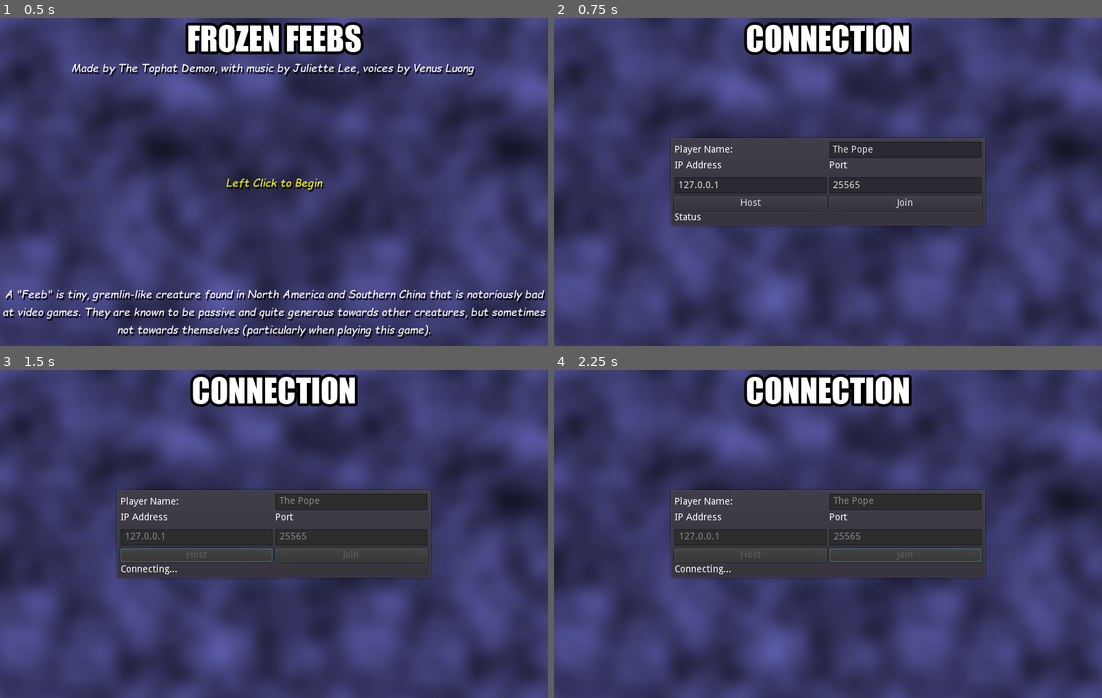
Above: before the commit, frames 1-4 (two rows, left to right).
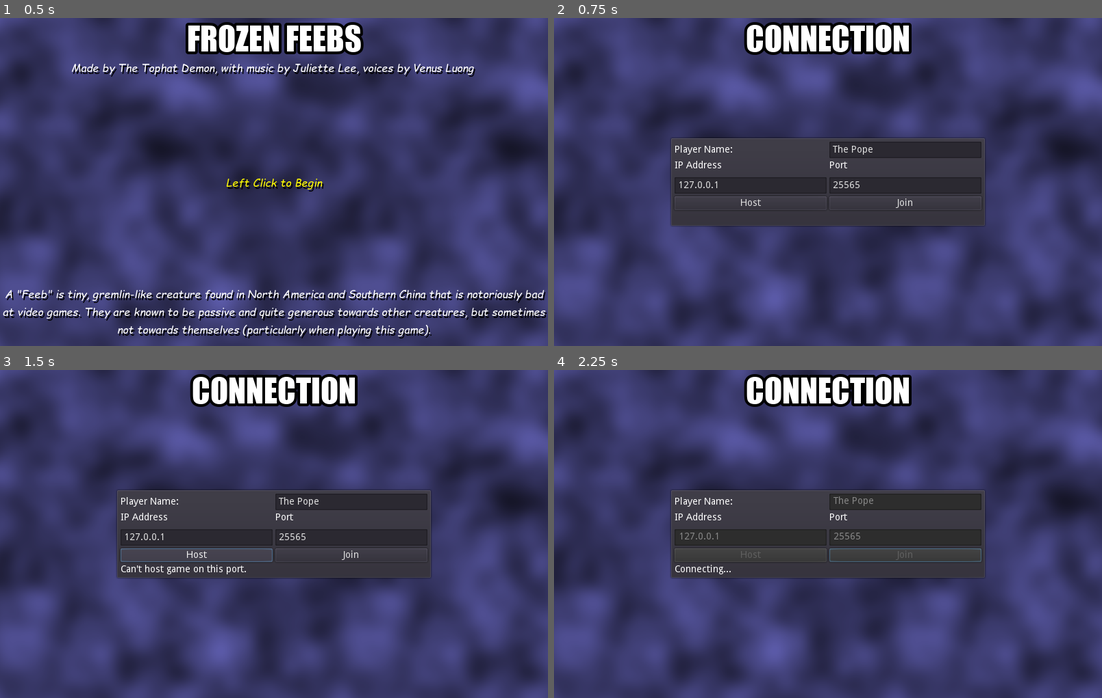
Above: after the commit, the same moments.

Repository: TheTophatDemon/GDA-2021-Dec-Jam
Game: Godot game, scene res://scenes/title.tscn
The game is run twice, just before and just after one commit, with the same random seed, the same clock (stepped at 60 frames per second) and the same inputs.
Inputs (mouse positions are in pixels of both pictures, inside the frame that each line leads up to):
- Up to frame 1 (0.5 s): no input
- Up to frame 2 (0.75 s): tap Enter at 0.5 s; move the mouse to (948, 165) at 0.52 s; press the mouse at (948, 165) at 0.53 s; hold D (move_right) from 0.53 s (still down)
- Up to frame 3 (1.5 s): release D (move_right) at 1.25 s; release the mouse at (394, 517) at 1.25 s; click "Host" at 1.25 s
- Up to frame 4 (2.25 s): click (904, 553) at 2 s, where only the run after the commit has a clickable "Join"

Frame 1 is identical in both runs. In frame 2, less than 0.1% of the frame differs, in the area x 22-27%, y 59-62%; in frame 3, 0.5%, in the area x 22-66%, y 38-63%; in frame 4, nothing differs.

Commit message:
Fixed connection panel messages. Added lobby menu during gameplay.

Diff:
--- a/snowball-game/scripts/conn_panel.gd
+++ b/snowball-game/scripts/conn_panel.gd
@@ -19,19 +19,24 @@
 	status_label.text = message
 
 func _ready():
-	name_edit.text = AUTO_NAMES[randi() % len(AUTO_NAMES)]
+	if len(Global.player_name) == 0 :
+		name_edit.text = AUTO_NAMES[randi() % len(AUTO_NAMES)]
+	else:
+		name_edit.text = Global.player_name
 	var _err = host_button.connect("button_down", self, "_on_host_button_press")
 	_err = join_button.connect("button_down", self, "_on_join_button_press")
 	_err = Global.connect("abort_game", self, "_on_abort")
+	_err = Global.connect("connected", self, "_on_connection_success")
+	_err = Global.connect("connection_failure", self, "_on_connection_fail")
 
 func start_connection():
 	freeze()
-	set_status("Connecting...")
-	var _err = Global.connect("connected", self, "_on_connection_success")
-	_err = Global.connect("connection_failure", self, "_on_connection_fail")
+
+func _process(_delta):
+	set_status(Global.connection_status)
 
 func _on_connection_success():
-	get_tree().change_scene("res://scenes/lobby.tscn")
+	var _err = get_tree().change_scene("res://scenes/lobby.tscn")
 
 func _on_connection_fail():
 	set_status("Connection failed")
@@ -51,8 +56,7 @@
 	ip_edit.editable = true
 	port_edit.editable = true
 
-func _on_abort(message:String):
-	set_status(message)
+func _on_abort():
 	unfreeze()
 
 func validate_player_name(name:String) -> String:
--- a/snowball-game/scripts/game_world.gd
+++ b/snowball-game/scripts/game_world.gd
@@ -5,7 +5,12 @@
 onready var gameplay_node = $Gameplay
 
 func _ready():
+	var _err = Global.connect("abort_game", self, "_on_abort")
 	Global.rpc("set_status", get_tree().get_network_unique_id(), Global.STATUS_PLAYING)
+
+func _on_abort():
+	Global.connection_status = "Server bailed on you."
+	get_tree().change_scene("res://scenes/connection.tscn")
 
 remotesync func spawn_player(pid:int, pos:Vector2):
 	var node = PLAYER_SCN.instance()
--- a/snowball-game/scripts/global.gd
+++ b/snowball-game/scripts/global.gd
@@ -6,13 +6,14 @@
 signal connected()
 signal connection_failure()
 signal player_list_changed()
-signal abort_game(message)
+signal abort_game()
 
 var server_ip = "127.0.0.1"
 var port = 25565
 var peer:NetworkedMultiplayerPeer = null
 
-var player_name:String
+var player_name = ""
+var connection_status = ""
 
 var players_info = {}
 var game_started = false
@@ -33,7 +34,8 @@
 
 remote func reject_player():
 	players_info.clear()
-	emit_signal("abort_game", "Game is already in progress.")
+	connection_status = "Game is already in progress."
+	emit_signal("abort_game")
 
 const STATUS_READY = "Ready"
 const STATUS_UNREADY = "Not Ready"
@@ -47,8 +49,8 @@
 remote func host_register_player(info):
 	var id = get_tree().get_rpc_sender_id()
 	if game_started:
+		rpc_id(id, "reject_player")
 		peer.disconnect_peer(id)
-		rpc_id(id, "reject_player")
 	else:
 		print("Player registered: " + String(id))
 		#Tell the new player about our existing players
@@ -62,6 +64,7 @@
 remote func peer_register_player(id:int, info:Dictionary):
 	players_info[id] = info
 	if id == peer.get_unique_id():
+		connection_status = ""
 		emit_signal("connected")
 	emit_signal("player_list_changed")
 
@@ -75,11 +78,13 @@
 func _on_connection_failure():
 	players_info.clear()
 	get_tree().network_peer = null
+	connection_status = "Connection failed."
 	emit_signal("connection_failure")
 
 func _on_server_disconnected():
 	players_info.clear()
-	emit_signal("abort_game", "Server disconnected.")
+	get_tree().network_peer = null
+	emit_signal("abort_game")
 
 func _notification(what):
 	if what == MainLoop.NOTIFICATION_WM_QUIT_REQUEST:
@@ -94,7 +99,7 @@
 		pass
 
 func _process(_delta):
-	if get_tree().is_network_server():
+	if get_tree().network_peer != null and get_tree().is_network_server():
 		var n_playing = 0
 		for pid in players_info:
 			if players_info[pid]["status"] == STATUS_PLAYING:
@@ -115,7 +120,7 @@
 		world.rpc("spawn_player", pid, Vector2(rand_range(4.0, 500.0), rand_range(4.0, 500.0)))
 
 remotesync func start_game():
-	get_tree().change_scene("res://scenes/game.tscn")
+	var _err = get_tree().change_scene("res://scenes/game.tscn")
 	num_dead = 0
 	game_started = true
 
@@ -128,6 +133,7 @@
 
 func host_game(name, p_port:int):
 	game_started = false
+	connection_status = "Hosting..."
 	players_info.clear()
 	player_name = name
 	peer = NetworkedMultiplayerENet.new()
@@ -138,10 +144,14 @@
 		players_info[SERVER_PID] = new_player_info(name)
 		emit_signal("connected")
 		emit_signal("player_list_changed")
+	else:
+		connection_status = "Can't host game on this port."
+		emit_signal("abort_game")
 
 func join_game(name, p_ip:String, p_port:int):
 	players_info.clear()
 	player_name = name
+	connection_status = "Connecting..."
 	peer = NetworkedMultiplayerENet.new()
 	port = p_port
 	server_ip = p_ip
--- a/snowball-game/scripts/hud.gd
+++ b/snowball-game/scripts/hud.gd
@@ -1,4 +1,6 @@
 extends Control
+
+const LOBBY_SCN = preload("res://scenes/lobby_panel.tscn")
 
 onready var player = get_node("../..")
 
@@ -8,6 +10,8 @@
 
 onready var health_bar = $HealthBar/Bar
 onready var health_bar_max = health_bar.rect_size.x
+
+var lobby_panel = null
 
 func _ready():
 	var _err = player.connect("temperature_change", self, "_on_temperature_change")
@@ -23,3 +27,12 @@
 
 func _on_health_change(new_health:float):
 	health_bar.rect_size.x = health_bar_max * new_health
+
+func _process(_delta):
+	if Input.is_action_just_pressed("menu"):
+		if !is_instance_valid(lobby_panel):
+			lobby_panel = LOBBY_SCN.instance()
+			add_child(lobby_panel)
+		else:
+			remove_child(lobby_panel)
+			lobby_panel.queue_free()
--- a/snowball-game/scripts/lobby_panel.gd
+++ b/snowball-game/scripts/lobby_panel.gd
@@ -20,7 +20,6 @@
 
 	_err = start_button.connect("button_down", self, "_on_start_pressed")
 
-	disconnect_button.disabled = Global.game_started
 	_err = disconnect_button.connect("pressed", self, "_on_disconnect_pressed")
 
 	music_button.pressed = get_audio_bus("Music")
@@ -45,7 +44,7 @@
 
 func _on_disconnect_pressed():
 	get_tree().network_peer = null
-	get_tree().change_scene("res://scenes/connection.tscn")
+	var _err = get_tree().change_scene("res://scenes/connection.tscn")
 
 func set_audio_bus(new_state:bool, name:String):
 	var idx = AudioServer.get_bus_index(name)
--- a/snowball-game/scripts/objects/snowball.gd
+++ b/snowball-game/scripts/objects/snowball.gd
@@ -8,6 +8,7 @@
 var hit = false
 
 func _ready():
+	var _err = get_tree().connect("network_peer_disconnected", self, "_on_peer_disconnect")
 	puppet_position = position
 
 func _process(_delta):
@@ -31,6 +32,10 @@
 		else:
 			hit = false
 
+func _on_peer_disconnect(pid):
+	if pid == get_network_master():
+		queue_free()
+
 remotesync func die():
 	var puff = preload("res://scenes/objects/puff.tscn").instance()
 	get_parent().add_child(puff)
--- a/snowball-game/scripts/title_screen.gd
+++ b/snowball-game/scripts/title_screen.gd
@@ -5,4 +5,4 @@
 
 func _input(event):
 	if event is InputEventMouseButton:
-		get_tree().change_scene("res://scenes/connection.tscn")
+		var _err = get_tree().change_scene("res://scenes/connection.tscn")
Not shown, changed: todo.md
